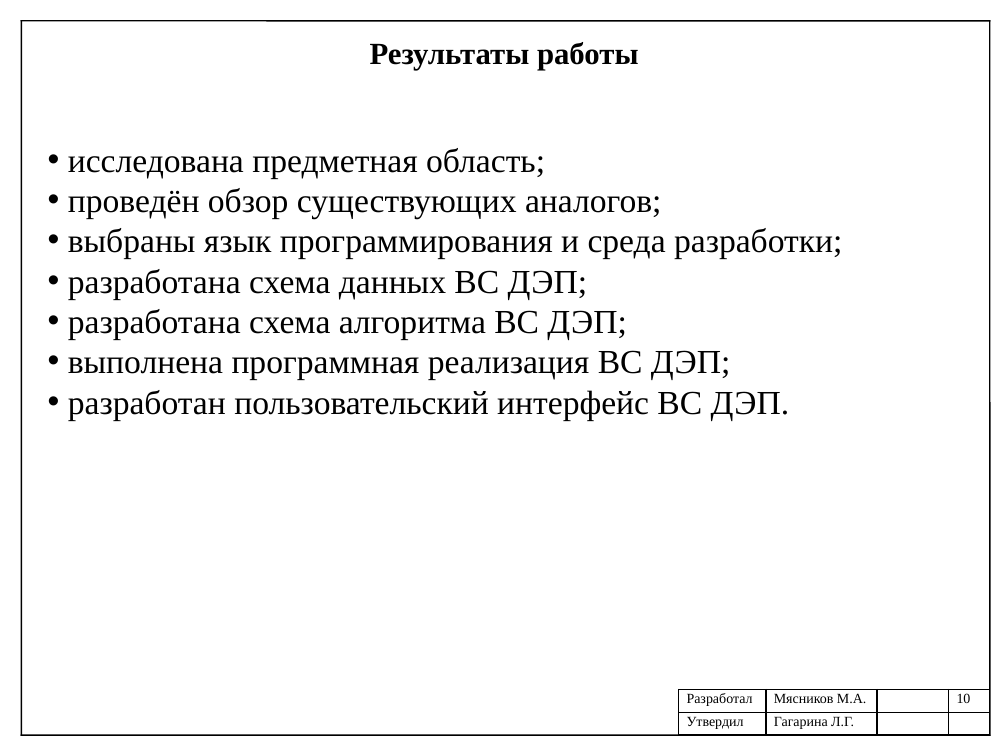
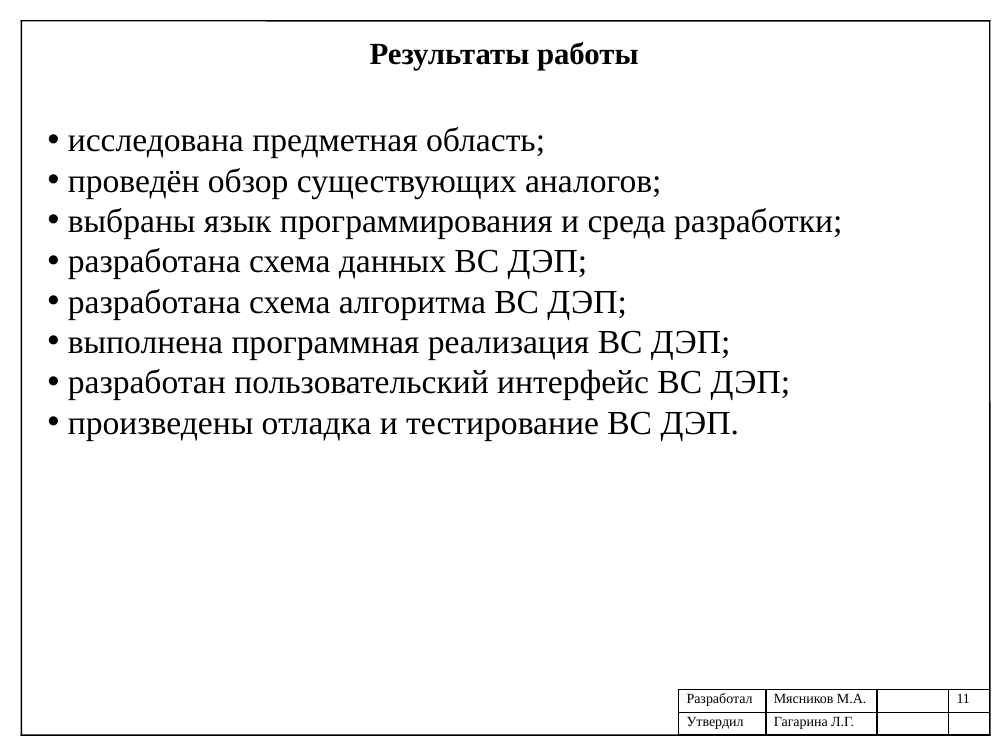
Before and after one commit to mJaJksJ/VCR, a slide deck: slide 11 of Научно-исследовательская практика/Презентация отчета.pptx (slide 10 before the commit). Drawn at 1008x756 pixels with LibreOffice and Linux fonts; fonts in the diff are those of the drawing. Boxes give left, top, right and bottom in pixels: in the first picture for what was removed or moved away, otherwise in the second. Text is boxed around its words. In the diff, an @@ line names an element or a change of style, - is before the commit and + after.

```diff
--- a/Научно-исследовательская практика/Презентация отчета.pptx
+++ b/Научно-исследовательская практика/Презентация отчета.pptx
@@ text "исследована предметная область;": place and size @@
-text "исследована предметная область;" at <box>68,148,842,420</box>
+text "исследована предметная область;" at <box>68,127,842,440</box>
@@ text at <box>68,369,790,440</box>: text changed @@
-• разработан пользовательский интерфейс ВС ДЭП.
+• разработан пользовательский интерфейс ВС ДЭП;
+• произведены отладка и тестирование ВС ДЭП.
@@ table at <box>678,689,990,735</box> @@
-row 1, column 4: 10
+row 1, column 4: 11
```
Also in this commit, not shown: 3 other slides changed, 1 slide added, 3 other files.
